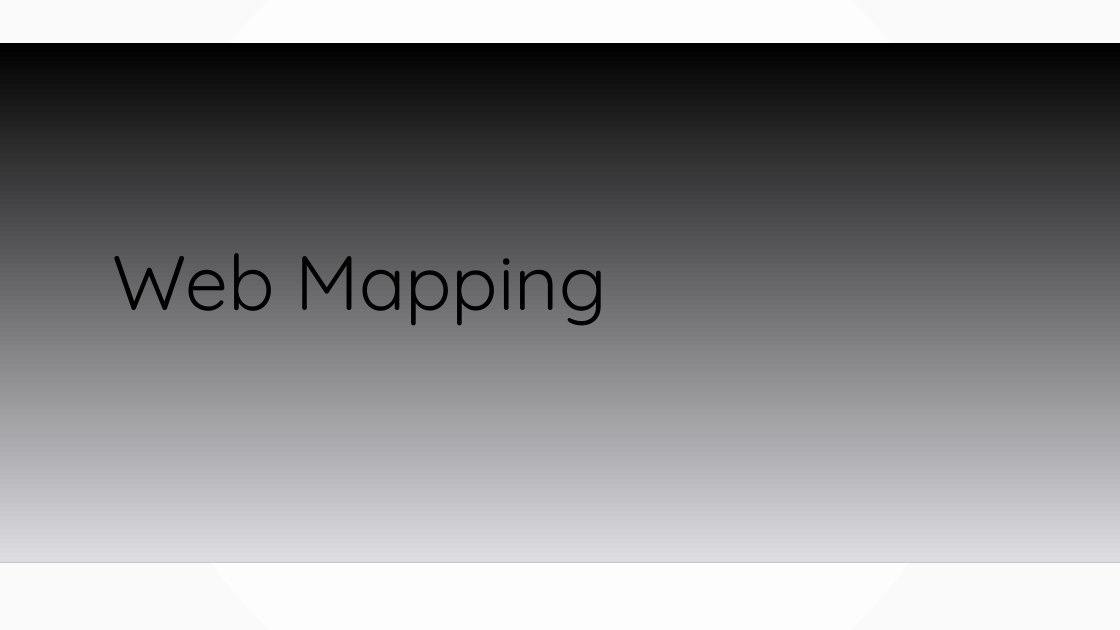
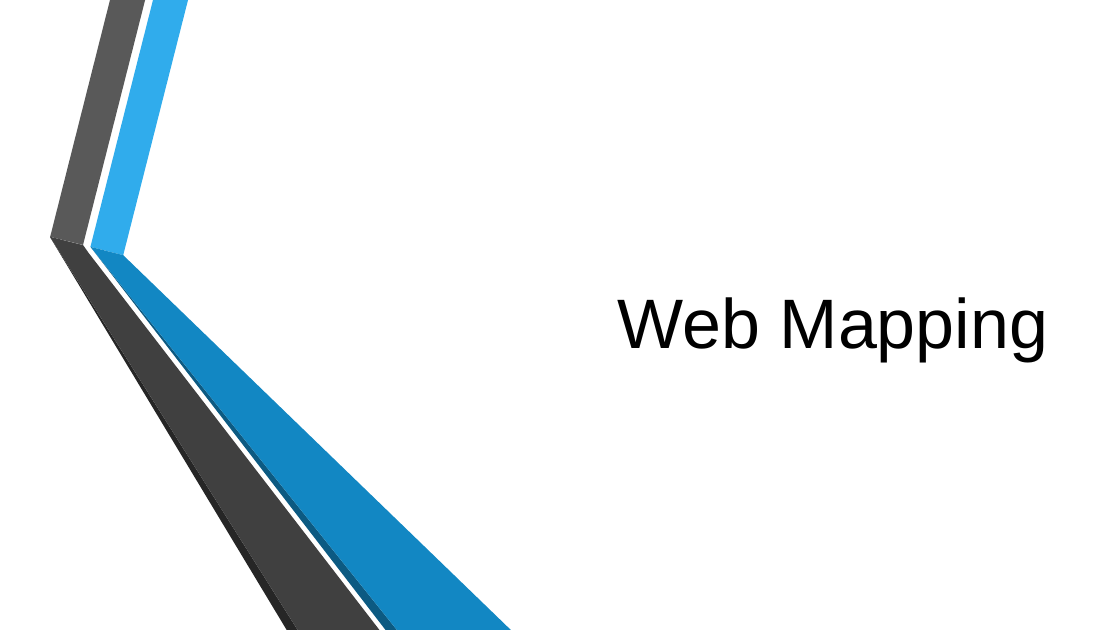
Before and after one commit to MGIS-UMN/GIS5577_week10, a slide deck: slide 9 of WebMapping_Backend.odp. Drawn at 1120x630 pixels with LibreOffice and Linux fonts; fonts in the diff are those of the drawing; background and template pictures are left out. Boxes give left, top, right and bottom in pixels: in the first picture for what was removed or moved away, otherwise in the second. Text is boxed around its words. In the diff, an @@ line names an element or a change of style, - is before the commit and + after.

```diff
--- a/WebMapping_Backend.odp
+++ b/WebMapping_Backend.odp
@@ background gradient #FFFFFF to #FAFAFA to picture (left out) @@
@@ freeform shape removed at (0,43,1120,562) @@
@@ title "Web Mapping": place and size @@
-title "Web Mapping" at (112,253,606,325)
+title "Web Mapping" at (618,297,1048,362)
@@ title "Web Mapping" at (618,297,1048,362): size 66 to 60 pt, font Quicksand to Arial; alignment left to right; line spacing 0.9 to 1 @@
@@ group added at (50,0,512,630): 6 freeform shapes @@
@@ line removed from (0, 562) to (1120, 562) @@
```
Also in this commit, not shown: 12 other slides changed, 1 other file.
